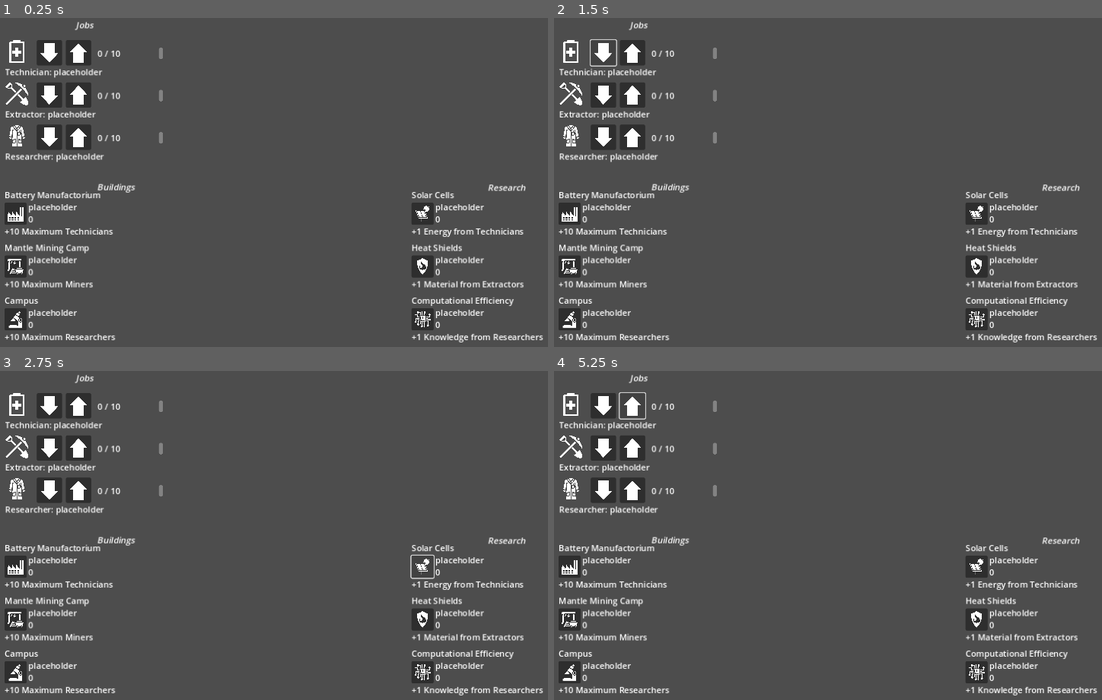
Above: before the commit, frames 1-4 (two rows, left to right).
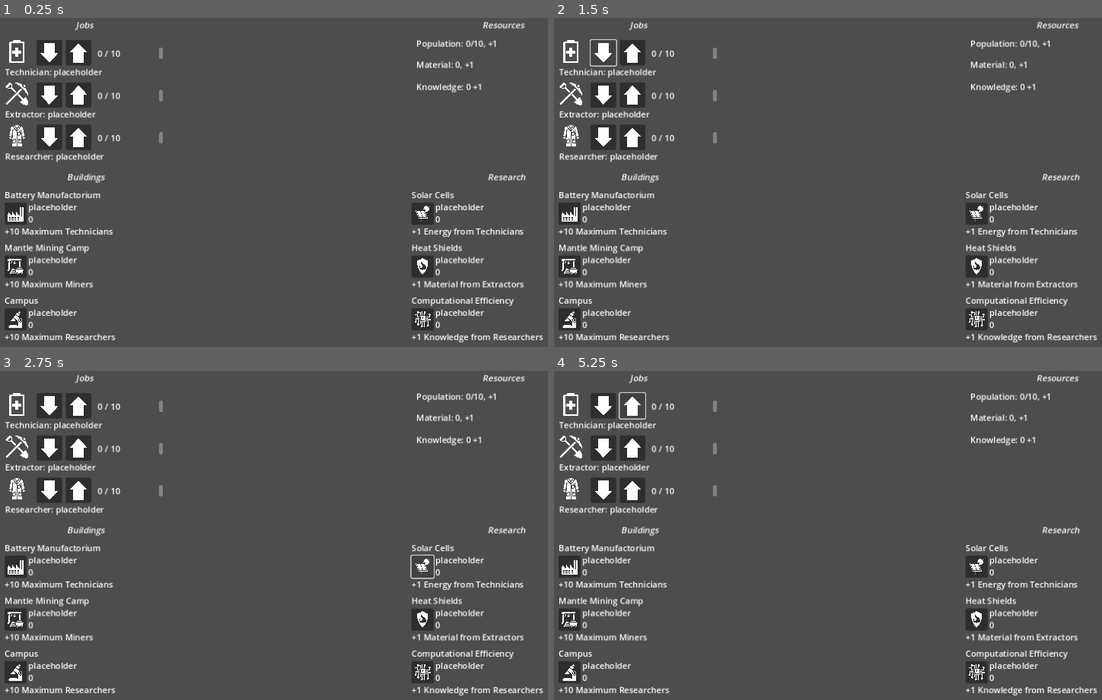
Above: after the commit, the same moments.

Repository: AidanCooper2003/VastExpanse
Game: Godot game, scene res://scenes/main.tscn
Same seed, same stepped clock (60 frames per second), same inputs: the game is played once before the commit and once after it.
Inputs (mouse positions are in pixels of both pictures, inside the frame that each line leads up to):
- Up to frame 1 (0.25 s): no input
- Up to frame 2 (1.5 s): click (630, 54) at 0.52 s; click (603, 54) at 1.27 s
- Up to frame 3 (2.75 s): click (421, 568) at 2.02 s
- Up to frame 4 (5.25 s): click (630, 407) at 2.77 s; click (603, 407) at 3.52 s; click (975, 568) at 4.27 s; click (630, 407) at 5.02 s

The runs differ from the first frame. In frame 1, 0.9% of the frame differs, in the area x 12-96%, y 1-54%; in frame 2, 0.9%; in frame 3, 0.9%; in frame 4, 0.9%.

Commit message:
Created jobs and job manager

Diff:
--- a/project.godot
+++ b/project.godot
@@ -18,6 +18,7 @@
 [autoload]
 
 Enumerations="*res://scripts/enumerations.gd"
+Signals="*res://scripts/signals.gd"
 
 [display]
 
--- a/scenes/main.tscn
+++ b/scenes/main.tscn
@@ -1,9 +1,19 @@
-[gd_scene load_steps=2 format=3 uid="uid://ltavlw2f6nfi"]
+[gd_scene load_steps=4 format=3 uid="uid://ltavlw2f6nfi"]
 
 [ext_resource type="PackedScene" uid="uid://gse3n3r1kq3y" path="res://scenes/ui.tscn" id="1_v42k6"]
+[ext_resource type="Script" path="res://scripts/job_manager.gd" id="2_5jjti"]
+[ext_resource type="Script" path="res://scripts/ui_manager.gd" id="3_7qpfy"]
 
 [node name="Main" type="Node2D"]
 
 [node name="CanvasLayer" parent="." instance=ExtResource("1_v42k6")]
 
-[node name="UI" type="Node" parent="."]
+[node name="ResourceManager" type="Node" parent="."]
+
+[node name="JobManager" type="Node" parent="."]
+script = ExtResource("2_5jjti")
+
+[node name="PurchasableManager" type="Node" parent="."]
+
+[node name="UIManager" type="Node" parent="."]
+script = ExtResource("3_7qpfy")
--- a/scenes/ui.tscn
+++ b/scenes/ui.tscn
@@ -11,6 +11,7 @@
 [ext_resource type="Texture2D" uid="uid://d0tr4re4qnw1s" path="res://icons/factory(1).png" id="9_ylw3l"]
 [ext_resource type="Texture2D" uid="uid://d2c27ebmqdhwa" path="res://icons/gold-mine.png" id="10_x2qmq"]
 [ext_resource type="Texture2D" uid="uid://cb1orsoqinyjt" path="res://icons/microscope.png" id="11_krdmc"]
+[ext_resource type="Script" path="res://scripts/resources.gd" id="12_qad6t"]
 
 [node name="CanvasLayer" type="CanvasLayer"]
 
@@ -118,19 +119,19 @@
 
 [node name="BuildingLabel" type="RichTextLabel" parent="SectionLabels"]
 layout_mode = 0
-offset_left = 22.0
-offset_top = 309.0
-offset_right = 439.0
-offset_bottom = 349.0
+offset_left = -35.0
+offset_top = 290.0
+offset_right = 382.0
+offset_bottom = 330.0
 bbcode_enabled = true
 text = "[center][i]Buildings"
 
-[node name="TechnologyLabel" type="RichTextLabel" parent="SectionLabels"]
+[node name="ResearchLabel" type="RichTextLabel" parent="SectionLabels"]
 layout_mode = 0
 offset_left = 792.0
-offset_top = 310.0
+offset_top = 290.0
 offset_right = 1148.0
-offset_bottom = 350.0
+offset_bottom = 330.0
 bbcode_enabled = true
 text = "[center][i]Research"
 
@@ -142,3 +143,43 @@
 offset_bottom = 42.0
 bbcode_enabled = true
 text = "[center][i]Jobs"
+
+[node name="ResourcesLabel" type="RichTextLabel" parent="SectionLabels"]
+layout_mode = 0
+offset_left = 874.0
+offset_top = 2.0
+offset_right = 1055.0
+offset_bottom = 42.0
+bbcode_enabled = true
+text = "[center][i]Resources"
+
+[node name="Resources" type="Control" parent="."]
+layout_mode = 3
+anchors_preset = 0
+offset_right = 40.0
+offset_bottom = 40.0
+script = ExtResource("12_qad6t")
+
+[node name="PopulationLabel" type="RichTextLabel" parent="Resources"]
+layout_mode = 0
+offset_left = 799.0
+offset_top = 37.0
+offset_right = 1151.0
+offset_bottom = 77.0
+text = "Population: 0/10, +1"
+
+[node name="MaterialLabel" type="RichTextLabel" parent="Resources"]
+layout_mode = 0
+offset_left = 799.0
+offset_top = 77.0
+offset_right = 1151.0
+offset_bottom = 117.0
+text = "Material: 0, +1"
+
+[node name="KnowledgeLabel" type="RichTextLabel" parent="Resources"]
+layout_mode = 0
+offset_left = 799.0
+offset_top = 119.0
+offset_right = 1151.0
+offset_bottom = 159.0
+text = "Knowledge: 0 +1"
--- /dev/null
+++ b/scripts/job.gd
@@ -0,0 +1,24 @@
+class_name Job
+
+var _jobName: String
+var _jobHired: int
+var _jobMax: int
+
+# Returns number of workers set to be hired but couldn't be due to insufficient space or set to be fired
+# but couldn't due to insufficient workers to fire.
+# If all workers could be hired, then the overflow is 0.
+func hire(count: int):
+	if _jobHired + count <= _jobMax and _jobHired + count > 0:
+		_jobHired += count
+		return 0
+	else:
+		var overflow = _jobMax - _jobHired + count
+		_jobHired = _jobHired - overflow
+		return overflow
+
+
+func set_job_max(count: int):
+	_jobMax = count
+
+func set_job_name(jobName: String):
+	_jobName = jobName
--- /dev/null
+++ b/scripts/job_manager.gd
@@ -0,0 +1,22 @@
+extends Node
+
+
+
+var jobs = {}
+
+
+func _ready():
+	_create_job("Technician", 10)
+	_create_job("Extractor", 10)
+	_create_job("Researcher", 10)
+
+func _create_job(jobName: String, jobMax: int):
+	var job = Job.new()
+	job.set_job_max(jobMax)
+	job.set_job_name(jobName)
+	jobs[jobName] = job
+
+
+func hire(jobName: String, count: int):
+	var overflow = jobs[jobName].hire(count)
+	print(overflow)
--- /dev/null
+++ b/scripts/resources.gd
@@ -0,0 +1,11 @@
+extends Control
+
+
+# Called when the node enters the scene tree for the first time.
+func _ready():
+	pass # Replace with function body.
+
+
+# Called every frame. 'delta' is the elapsed time since the previous frame.
+func _process(delta):
+	pass
--- /dev/null
+++ b/scripts/signals.gd
@@ -0,0 +1 @@
+extends Node
--- /dev/null
+++ b/scripts/ui_manager.gd
@@ -0,0 +1,11 @@
+extends Node
+
+
+# Called when the node enters the scene tree for the first time.
+func _ready():
+	pass # Replace with function body.
+
+
+# Called every frame. 'delta' is the elapsed time since the previous frame.
+func _process(delta):
+	pass
Not shown: 1 places in scenes/ui.tscn that only renumber resources
